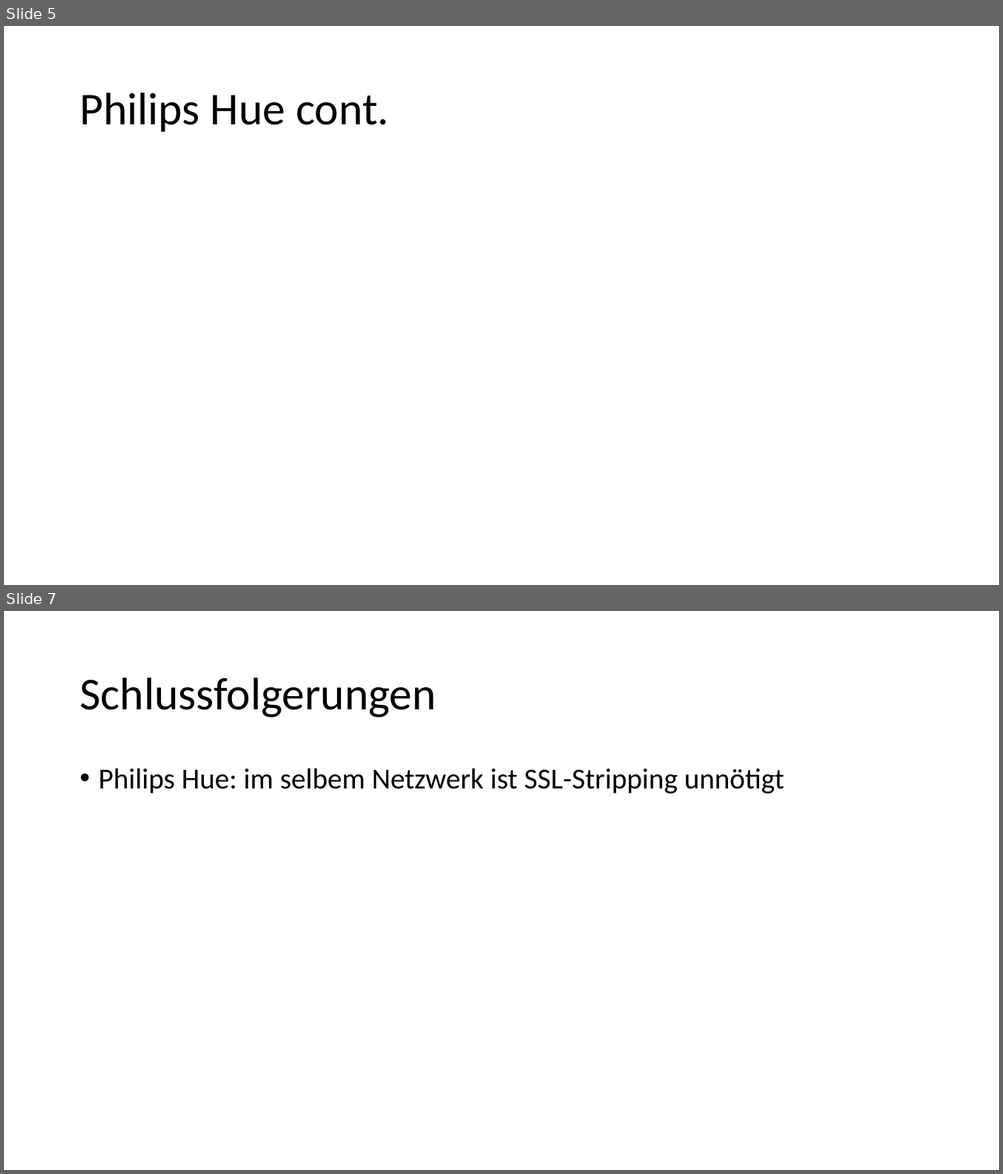
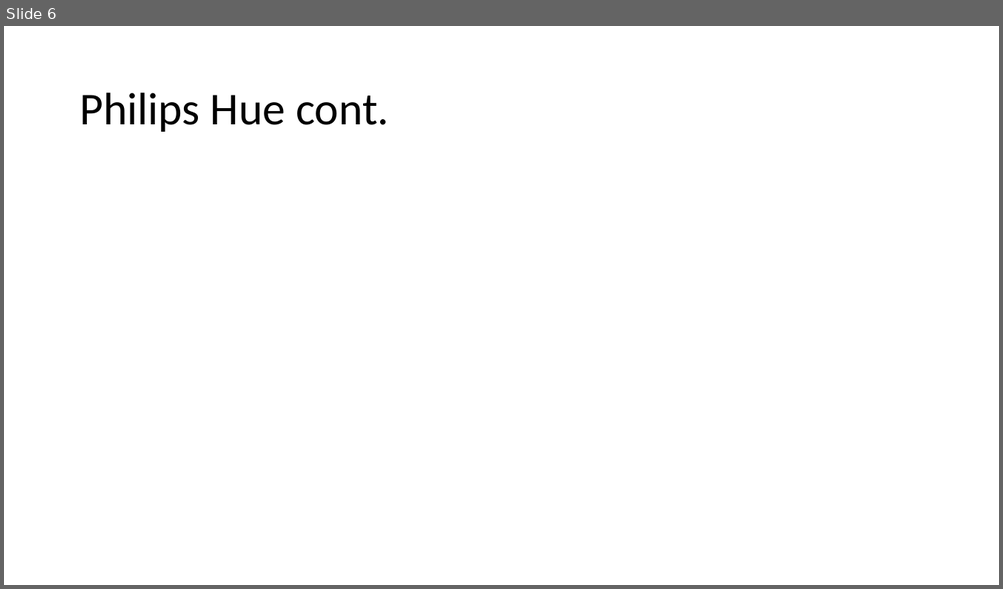
Before and after one commit to Xyren0/IoT_Wifi_Sniffing, a slide deck: phase3_pres.pptx. Shown one above the other, each under a label of ours: slides 5 and 7 before the commit, slide 6 after it; the slides between them are not shown. The pictures are 1003x1174 and 1003x589 pixels, drawn with LibreOffice and Linux fonts; fonts in the diff are those of the drawing; grey boxes stand for pictures. Boxes give left, top, right and bottom in pixels: in the first picture for what was removed or moved away, otherwise in the second. Text is boxed around its words. In the diff, an @@ line names an element or a change of style, - is before the commit and + after.

```diff
--- a/phase3_pres.pptx
+++ b/phase3_pres.pptx
@@ slide 7 removed at bbox=[4, 611, 999, 1170], background #FFFFFF @@
@@ title removed at bbox=[79, 678, 435, 718] @@
-Schlussfolgerungen
@@ text removed at bbox=[99, 768, 784, 794] @@
-• Philips Hue: im selbem Netzwerk ist SSL-Stripping unnötigt
@@ what was slide 5 is now slide 6 @@
```
Also in this commit, not shown: 3 slides changed, 3 slides added.
